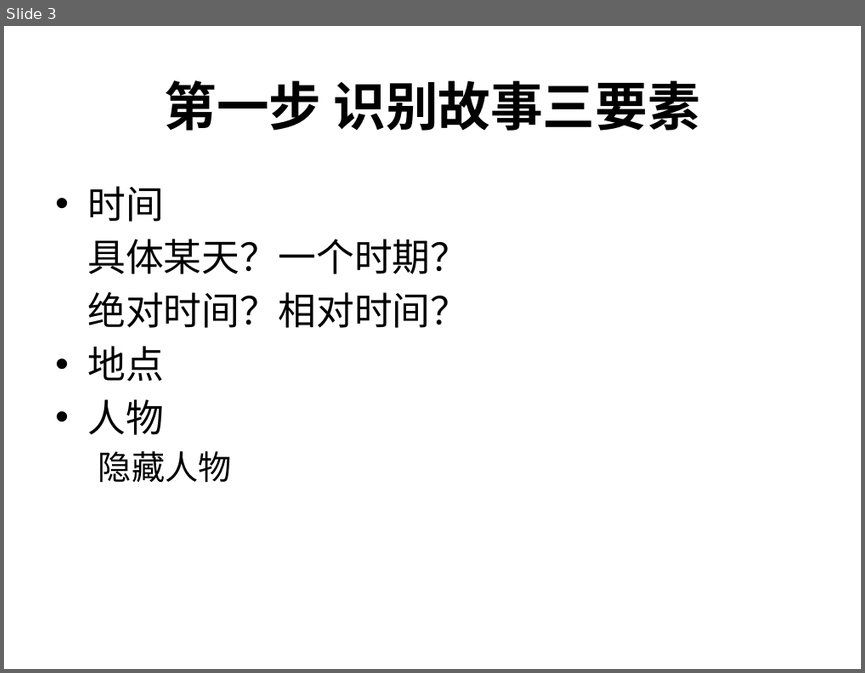
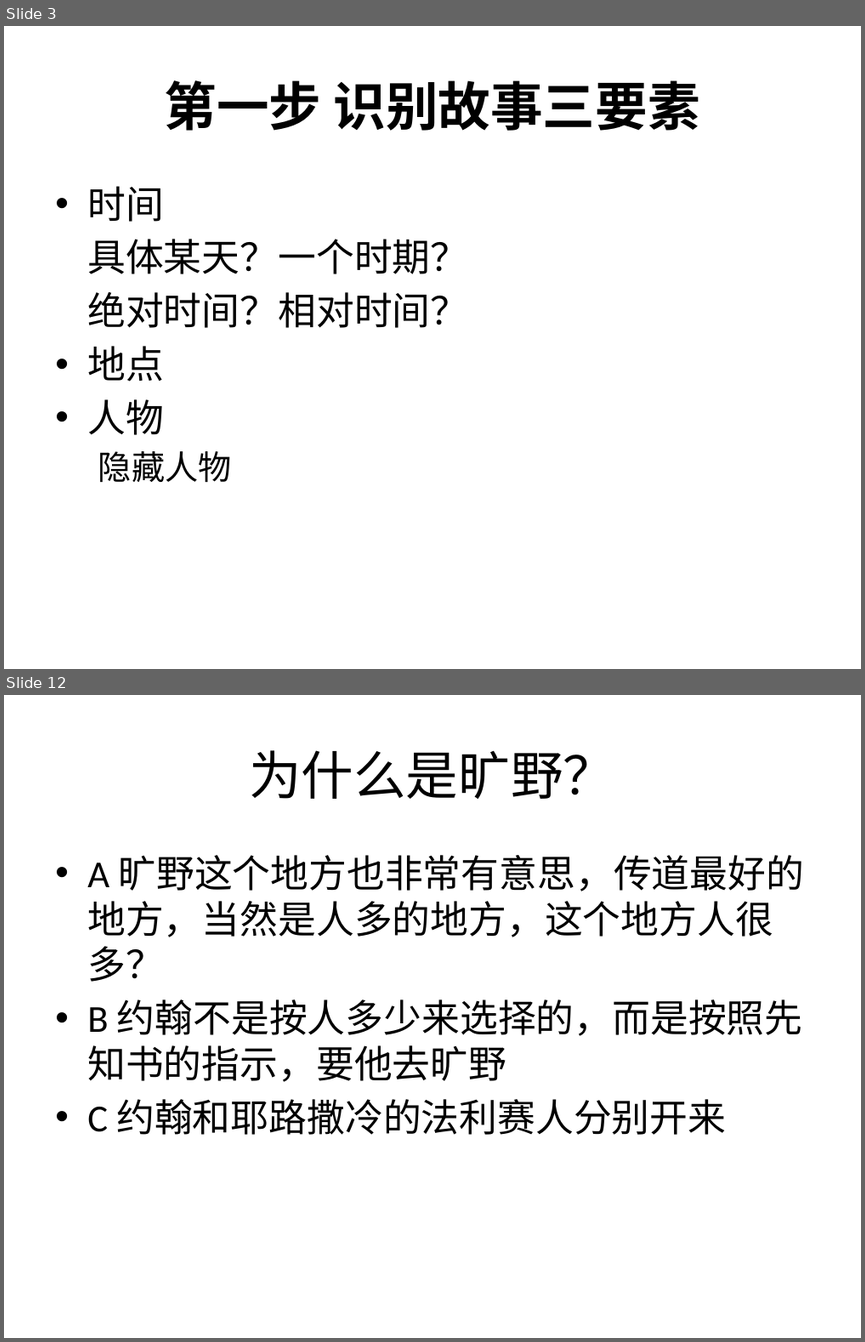
Before and after one commit to zy-hz/my-bible, a slide deck: 课程设计/马可福音查经/PPT/01.pptx. Shown one above the other, each under a label of ours: slide 3 before the commit, slides 3 and 12 after it; the slides between them are not shown. The pictures are 865x673 and 865x1342 pixels, drawn with LibreOffice and Linux fonts; fonts in the diff are those of the drawing. Boxes give left, top, right and bottom in pixels: in the first picture for what was removed or moved away, otherwise in the second. Text is boxed around its words. In the diff, an @@ line names an element or a change of style, - is before the commit and + after.

```diff
--- a/课程设计/马可福音查经/PPT/01.pptx
+++ b/课程设计/马可福音查经/PPT/01.pptx
@@ slide 12 added at (4, 695, 861, 1338), background #FFFFFF @@
@@ title added at (249, 750, 615, 799), 44 pt, text #000000 @@
+为什么是旷野？
@@ text added at (87, 855, 804, 1134), 32 pt, text #000000 @@
+• A 旷野这个地方也非常有意思，传道最好的地方，当然是人多的地方，这个地方人很多？
+• B 约翰不是按人多少来选择的，而是按照先知书的指示，要他去旷野
+• C 约翰和耶路撒冷的法利赛人分别开来
```
Also in this commit, not shown: 12 other slides added, 1 slide removed.
